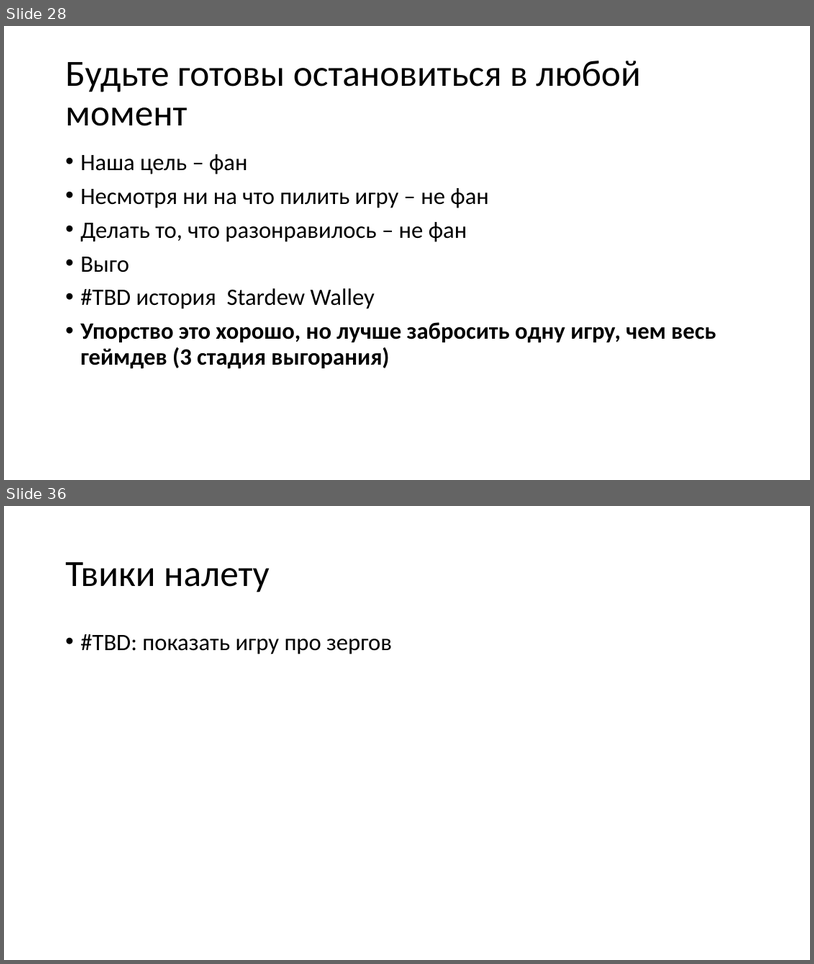
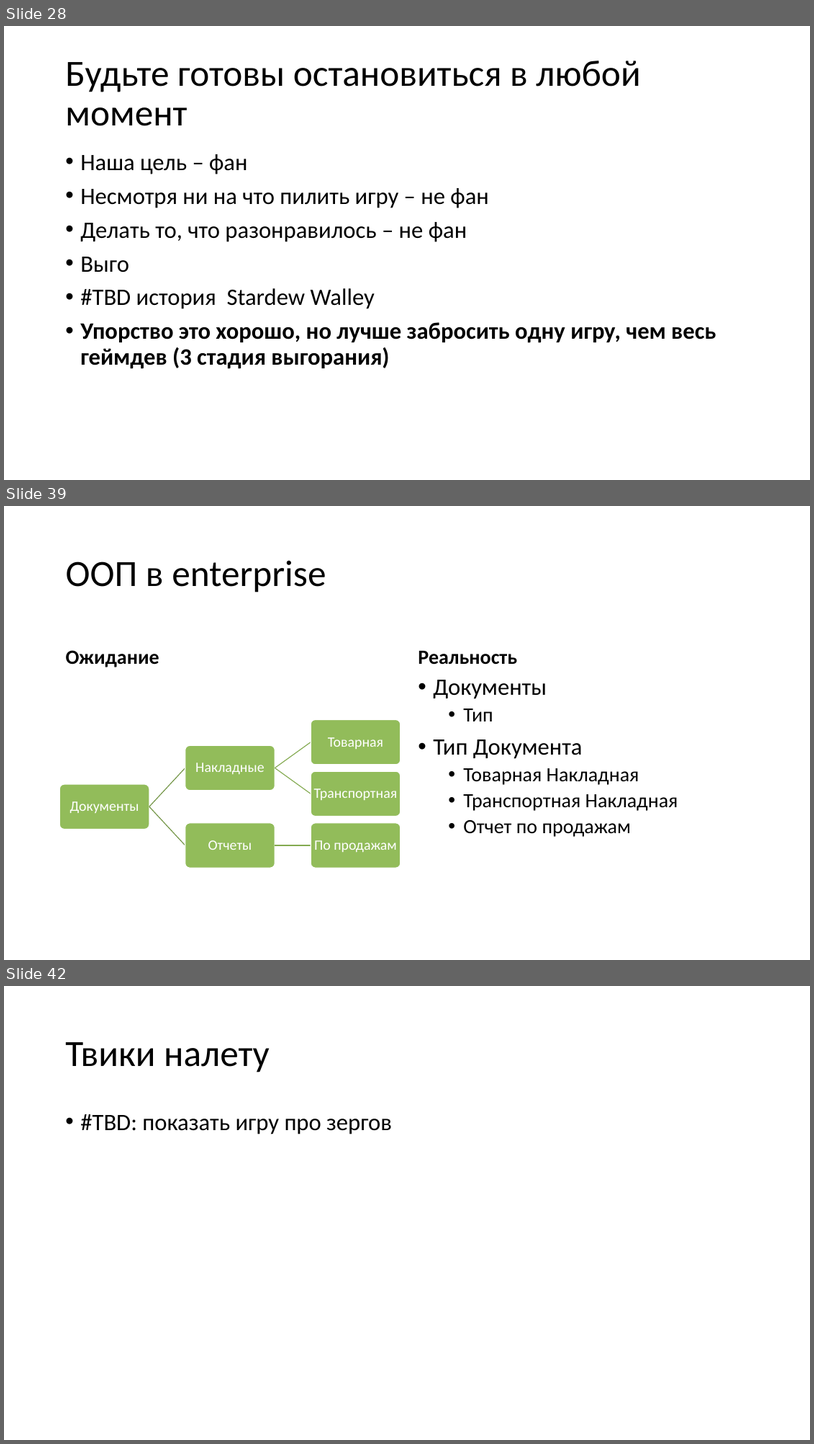
Before and after one commit to kugushev/presentations, a slide deck: 2020_GameDev-As-Hobby/Presentation.pptx. Shown one above the other, each under a label of ours: slides 28 and 36 before the commit, slides 28, 39 and 42 after it; the slides between them are not shown. The pictures are 814x964 and 814x1444 pixels, drawn with LibreOffice and Linux fonts; fonts in the diff are those of the drawing. Boxes give left, top, right and bottom in pixels: in the first picture for what was removed or moved away, otherwise in the second. Text is boxed around its words. In the diff, an @@ line names an element or a change of style, - is before the commit and + after.

```diff
--- a/2020_GameDev-As-Hobby/Presentation.pptx
+++ b/2020_GameDev-As-Hobby/Presentation.pptx
@@ slide 39 added at box(4, 506, 810, 960), background #FFFFFF @@
@@ title added at box(66, 560, 326, 592), 44 pt, text #000000 @@
+ООП в enterprise
@@ text added at box(66, 650, 160, 667), 24 pt, text #000000, bold @@
+Ожидание
@@ text added at box(418, 651, 517, 664), 24 pt, text #000000, bold @@
+Реальность
@@ text added at box(433, 680, 679, 836), 24 pt, text #000000 @@
+• Документы
+  • Тип
+• Тип Документа
+  • Товарная Накладная
+  • Транспортная Накладная
+  • Отчет по продажам
@@ group added at box(59, 720, 400, 867): 6 rounded rectangles, 6 texts, 5 freeform shapes @@
+Документы
+Накладные
+Товарная
+Транспортная
+Отчеты
+По продажам
@@ what was slide 36 is now slide 42 @@
```
Also in this commit, not shown: 2 slides changed, 10 other slides added, 5 slides removed.
